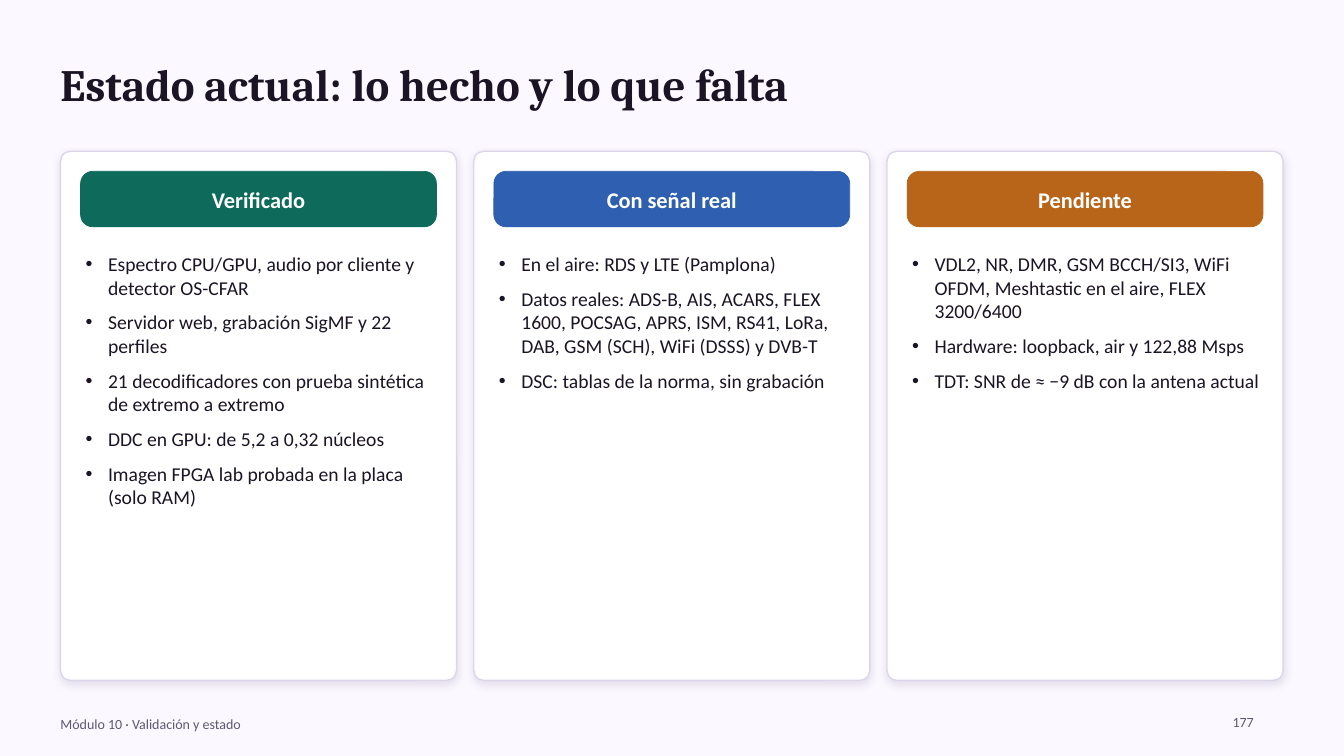
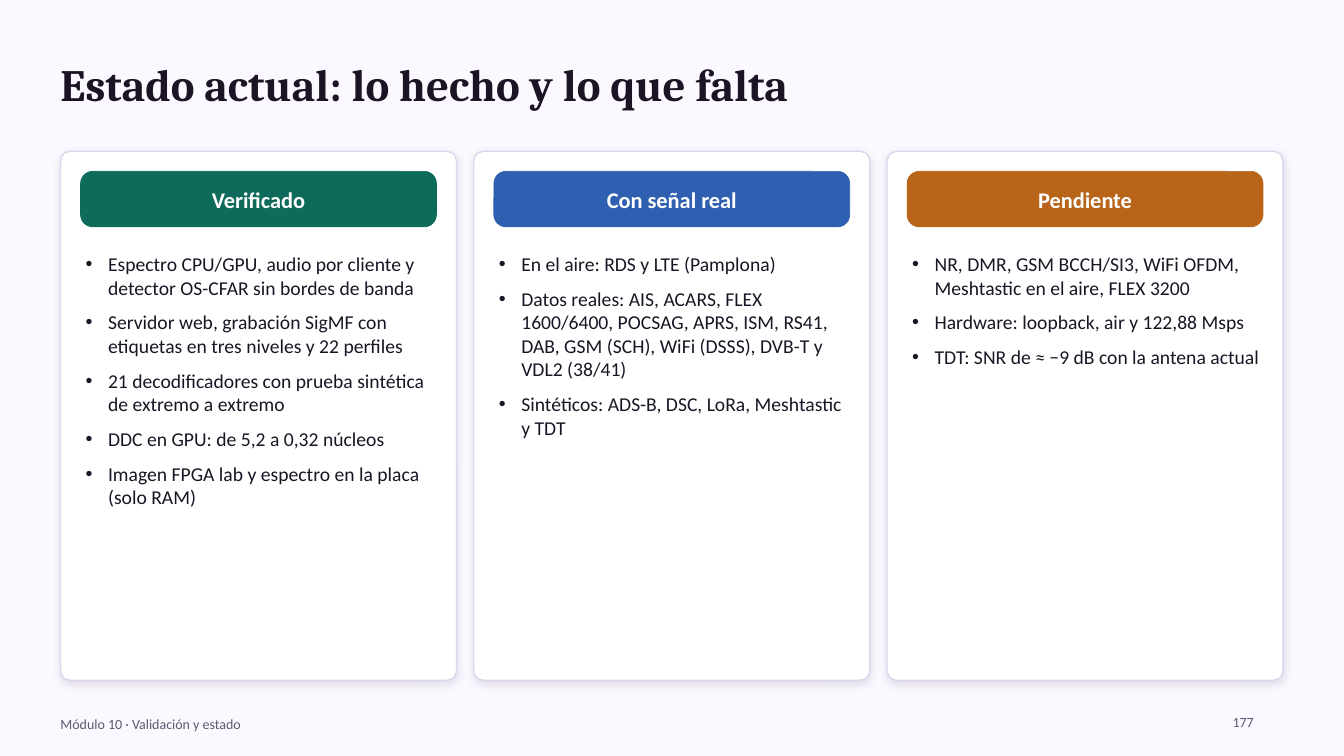
Before and after one commit to jlasherasTracasa/bladerf-suite, a slide deck: slide 177 of docs/presentacion/BladeRF_Lab.pptx. Drawn at 1344x756 pixels with LibreOffice and Linux fonts; fonts in the diff are those of the drawing. Boxes give left, top, right and bottom in pixels: in the first picture for what was removed or moved away, otherwise in the second. Text is boxed around its words. In the diff, an @@ line names an element or a change of style, - is before the commit and + after.

Commit message:
Matriz de validación honesta (ADS-B, DSC, LoRa y Meshtastic sin señal real → sintético/referencia) y curso regenerado con el estado actual

```diff
--- a/docs/presentacion/BladeRF_Lab.pptx
+++ b/docs/presentacion/BladeRF_Lab.pptx
@@ text at box(108, 257, 414, 356): text changed @@
-• Espectro CPU/GPU, audio por cliente y detector OS-CFAR
-• Servidor web, grabación SigMF y 22 perfiles
+• Espectro CPU/GPU, audio por cliente y detector OS-CFAR sin bordes de banda
+• Servidor web, grabación SigMF con etiquetas en tres niveles y 22 perfiles
@@ text at box(935, 257, 1239, 297): text changed @@
-• VDL2, NR, DMR, GSM BCCH/SI3, WiFi OFDM, Meshtastic en el aire, FLEX 3200/6400
+• NR, DMR, GSM BCCH/SI3, WiFi OFDM, Meshtastic en el aire, FLEX 3200
@@ text at box(521, 292, 842, 438): text changed @@
-• Datos reales: ADS-B, AIS, ACARS, FLEX 1600, POCSAG, APRS, ISM, RS41, LoRa, DAB, GSM (SCH), WiFi (DSSS) y DVB-T
-• DSC: tablas de la norma, sin grabación
+• Datos reales: AIS, ACARS, FLEX 1600/6400, POCSAG, APRS, ISM, RS41, DAB, GSM (SCH), WiFi (DSSS), DVB-T y VDL2 (38/41)
+• Sintéticos: ADS-B, DSC, LoRa, Meshtastic y TDT
@@ text at box(108, 467, 419, 507): text changed @@
-• Imagen FPGA lab probada en la placa (solo RAM)
+• Imagen FPGA lab y espectro en la placa (solo RAM)
```
Also in this commit, not shown: 24 other slides changed, 6 other files.
